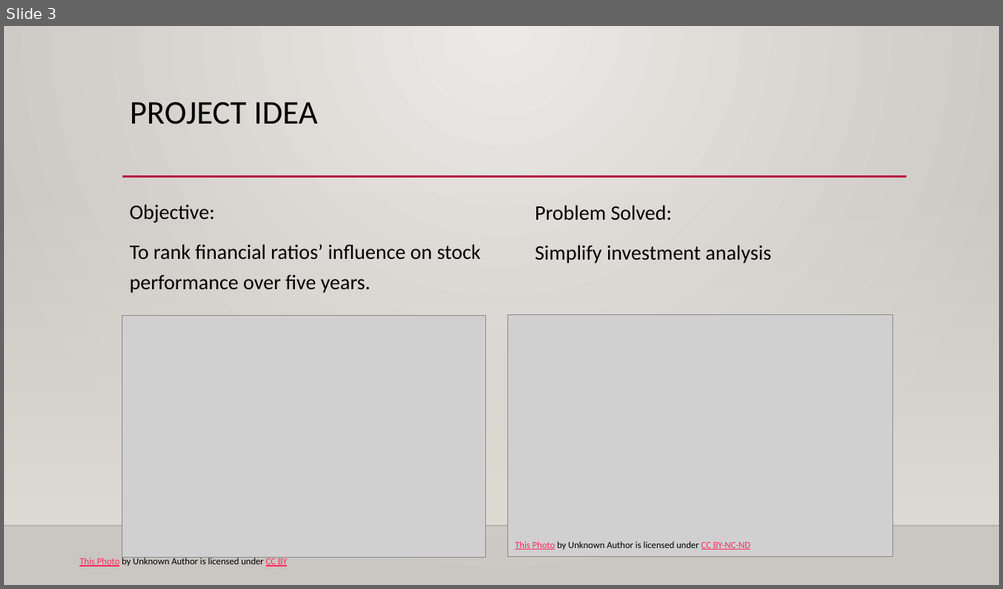
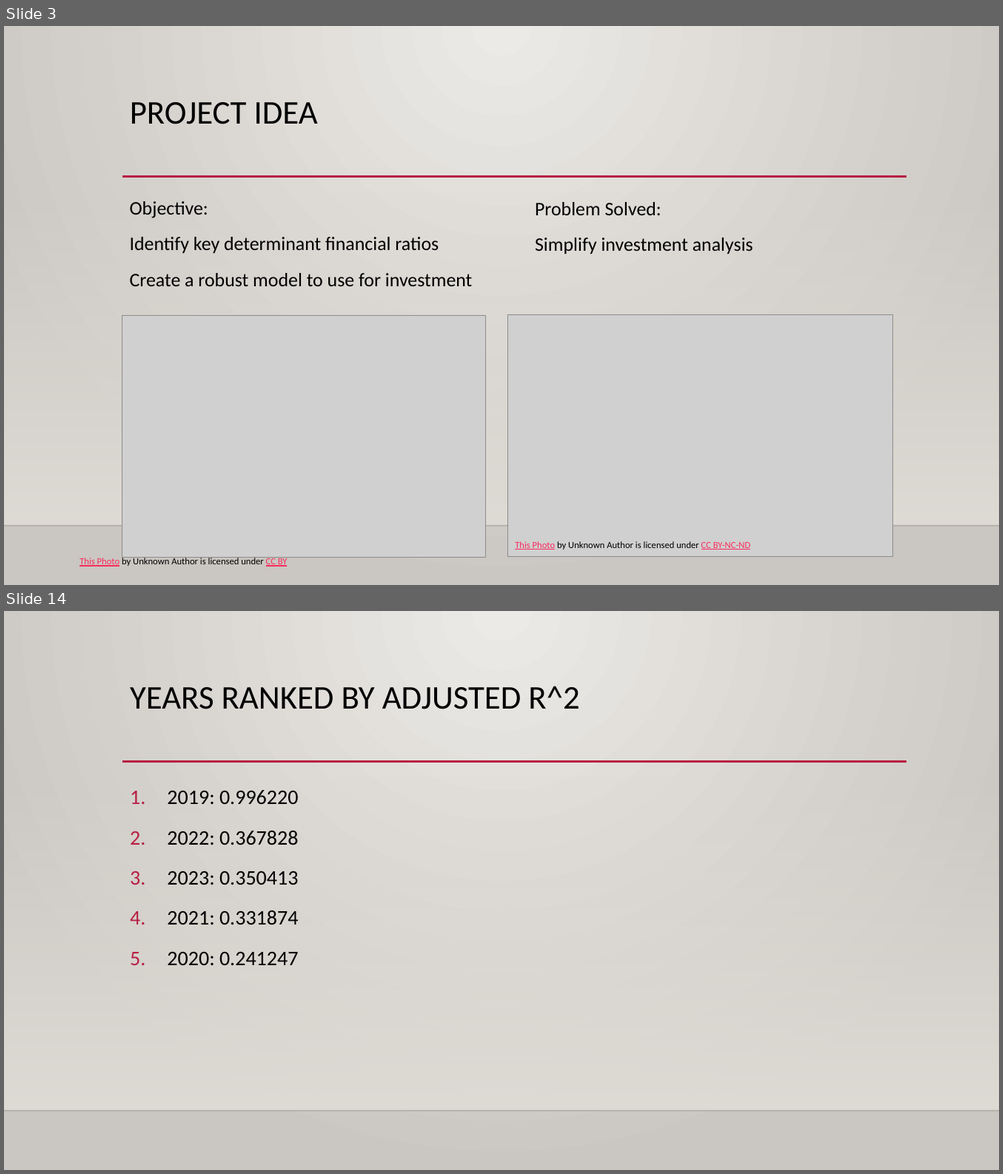
Before and after one commit to Iingxaki/Key-Financial-Indicators-Stock-Forecasting-DS450, a slide deck: Unlocking Stock Performance Insights.pptx. Shown one above the other, each under a label of ours: slide 3 before the commit, slides 3 and 14 after it; the slides between them are not shown. The pictures are 1003x589 and 1003x1174 pixels, drawn with LibreOffice and Linux fonts; fonts in the diff are those of the drawing; grey boxes stand for pictures; background and template pictures are left out. Boxes give left, top, right and bottom in pixels: in the first picture for what was removed or moved away, otherwise in the second. Text is boxed around its words. In the diff, an @@ line names an element or a change of style, - is before the commit and + after.

```diff
--- a/Unlocking Stock Performance Insights.pptx
+++ b/Unlocking Stock Performance Insights.pptx
@@ slide 14 added at (4, 611, 999, 1170), background gradient #ECEAE7 to #CAC7C1; not listed: 3 template elements that a slide beside it also shows @@
@@ title added at (130, 686, 579, 709), 32 pt, text #000000 @@
+YEARS RANKED BY ADJUSTED R^2
@@ text added at (167, 790, 298, 965), 20 pt, text #000000 @@
+1. 2019: 0.996220
+2. 2022: 0.367828
+3. 2023: 0.350413
+4. 2021: 0.331874
+5. 2020: 0.241247
@@ slide 3 changed as well @@
@@ text at (130, 201, 208, 218): size 20 to 18.5 pt in "Objective:"; line spacing 1.2 to 1.1 @@
@@ text "Problem Solved:" at (535, 202, 753, 254): size 20 to 18.5 pt; line spacing 1.2 to 1.1 @@
@@ text at (130, 237, 472, 286): text changed; size 20 to 18.5 pt @@
-To rank financial ratios’ influence on stock performance over five years.
+Identify key determinant financial ratios
+Create a robust model to use for investment
```
Also in this commit, not shown: 2 other slides changed, 15 other slides added, 2 slides removed.
